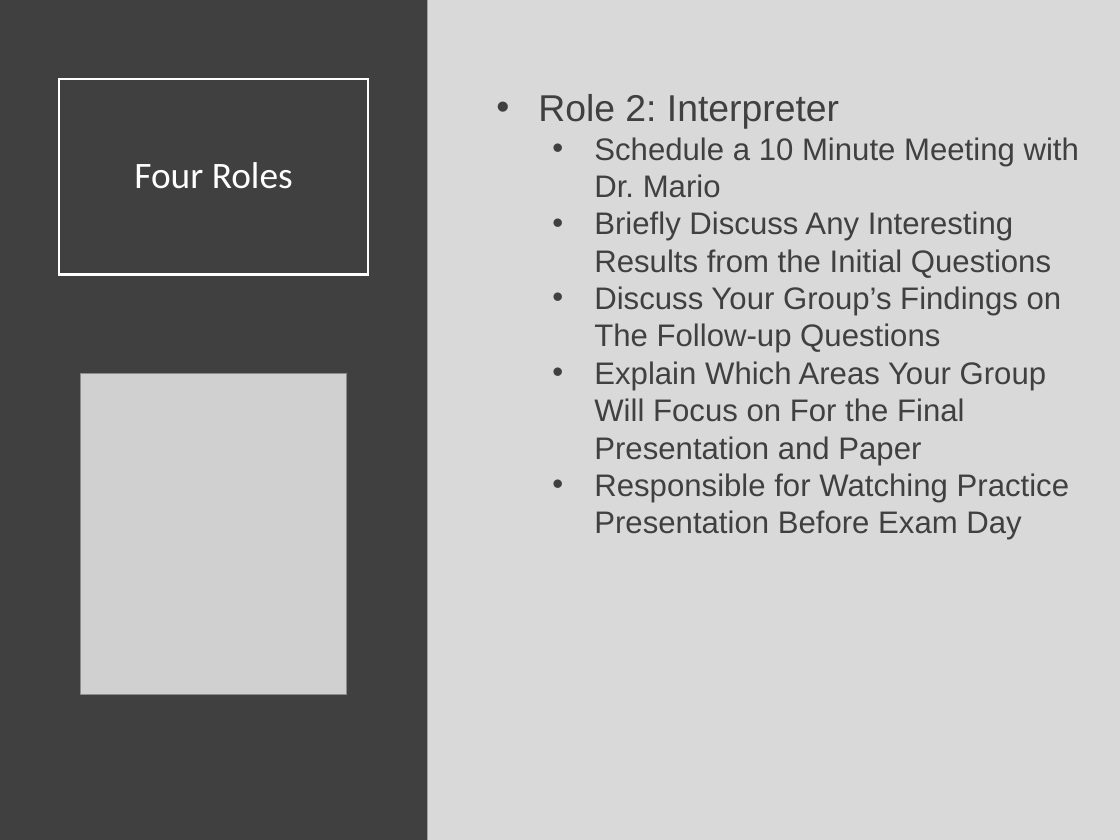
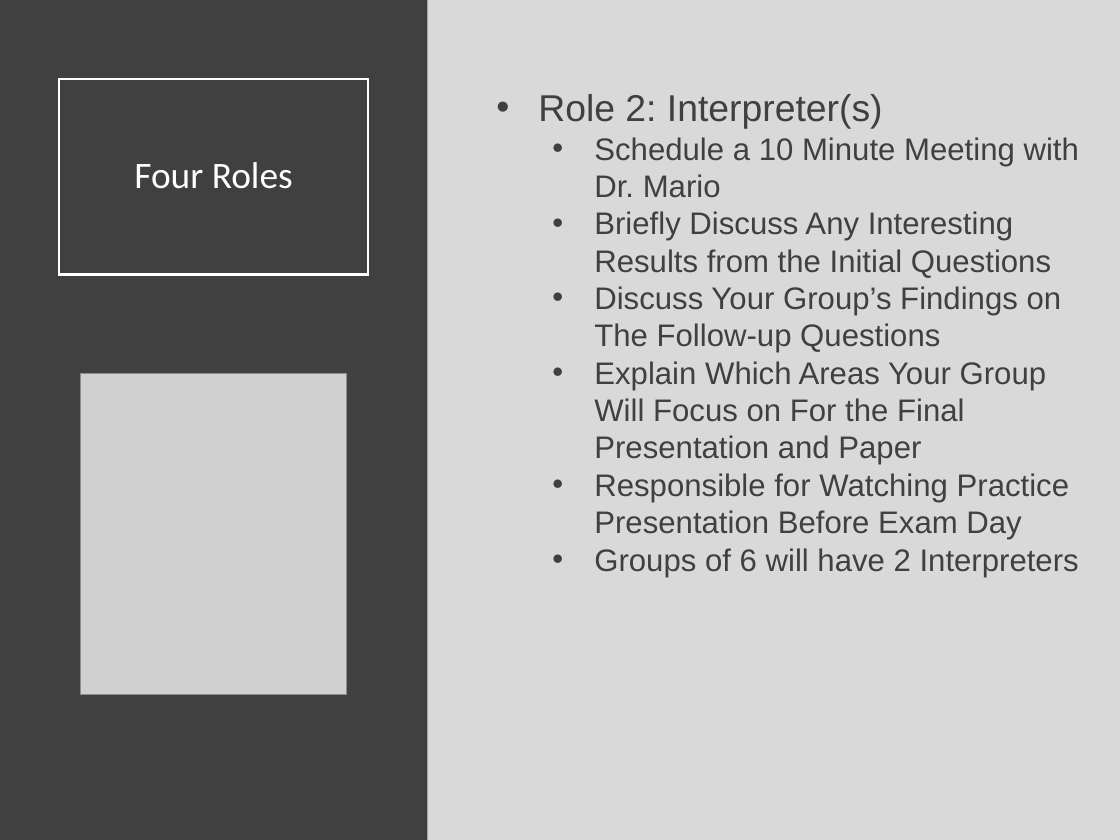
Before and after one commit to SuperMarioGiacomazzo/STOR320_WEBSITE, a slide deck: slide 6 of Lecture/Final Project 1/Final_Project_1_Lecture.pptx. Drawn at 1120x840 pixels with LibreOffice and Linux fonts; fonts in the diff are those of the drawing; grey boxes stand for pictures. Boxes give left, top, right and bottom in pixels: in the first picture for what was removed or moved away, otherwise in the second. Text is boxed around its words. In the diff, an @@ line names an element or a change of style, - is before the commit and + after.

```diff
--- a/Lecture/Final Project 1/Final_Project_1_Lecture.pptx
+++ b/Lecture/Final Project 1/Final_Project_1_Lecture.pptx
@@ text at bbox=[538, 94, 883, 129]: text changed @@
-• Role 2: Interpreter
+• Role 2: Interpreter(s)
@@ text at bbox=[594, 548, 1079, 577]: paragraph added @@
+  • Groups of 6 will have 2 Interpreters
```
Also in this commit, not shown: 3 other slides changed, 4 other files.
